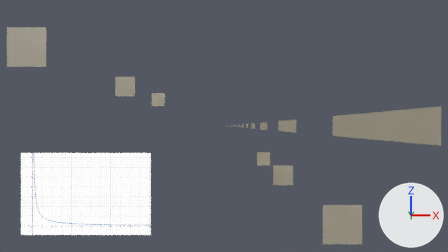
What one commit did to the Blender file Practice/Daily/2022/2022-07-25/PerspectiveFunction.blend.
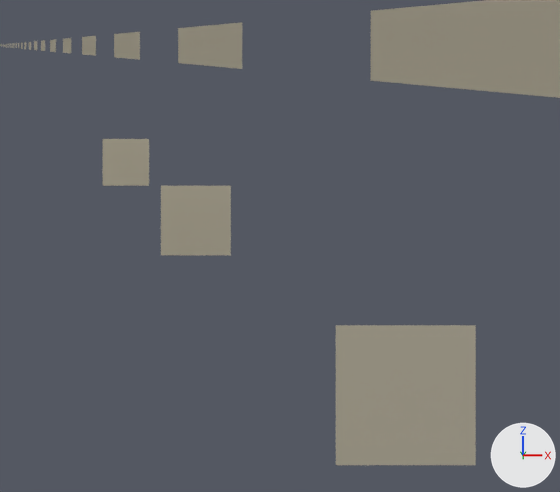
Old and new are each drawn from the file's camera 'Camera' and again close up on the part from 51% to 86% of the width and 45% to 100% of the height. Arrows for +X, +Y and +Z are at lower right; the lights stay in place.
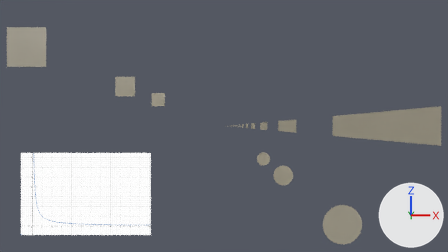
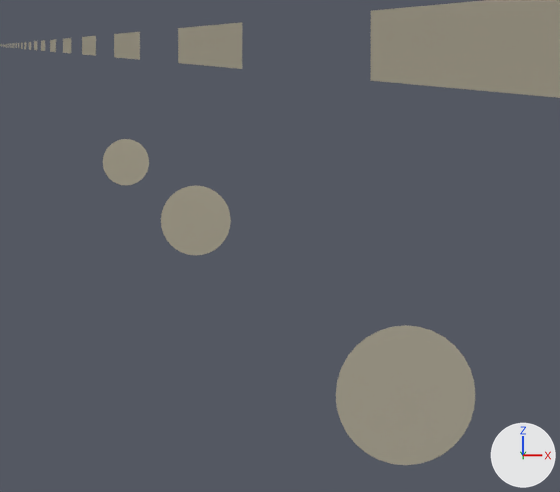
Pixel boxes [x1, y1, x2, y2] of what changed, in the close-ups (560 x 492 px):
'Plane.002', reshaped
    before: [336, 325, 476, 465]
    after: [336, 325, 475, 465]
'Plane.003', reshaped
    both: [161, 186, 231, 255]
'Plane.005', reshaped
    before: [103, 139, 149, 186]
    after: [103, 139, 149, 185]

What changed in the scene script:
```text
Add me_circle:
    me_circle.from_pydata(...)  # 32 vertices, 1 face; spans x -1.0..1.0, y -1.0..1.0, z 0.0
    me_circle.materials.append(mat_material)  # grey #b4ad99
Change ob_plane_002:
    ob_plane_002: bpy.data.objects.new('Plane.002', me_plane) -> bpy.data.objects.new('Plane.002', me_circle)
Change ob_plane_003:
    ob_plane_003: bpy.data.objects.new('Plane.003', me_plane) -> bpy.data.objects.new('Plane.003', me_circle)
Change ob_plane_005:
    ob_plane_005: bpy.data.objects.new('Plane.005', me_plane) -> bpy.data.objects.new('Plane.005', me_circle)
```
